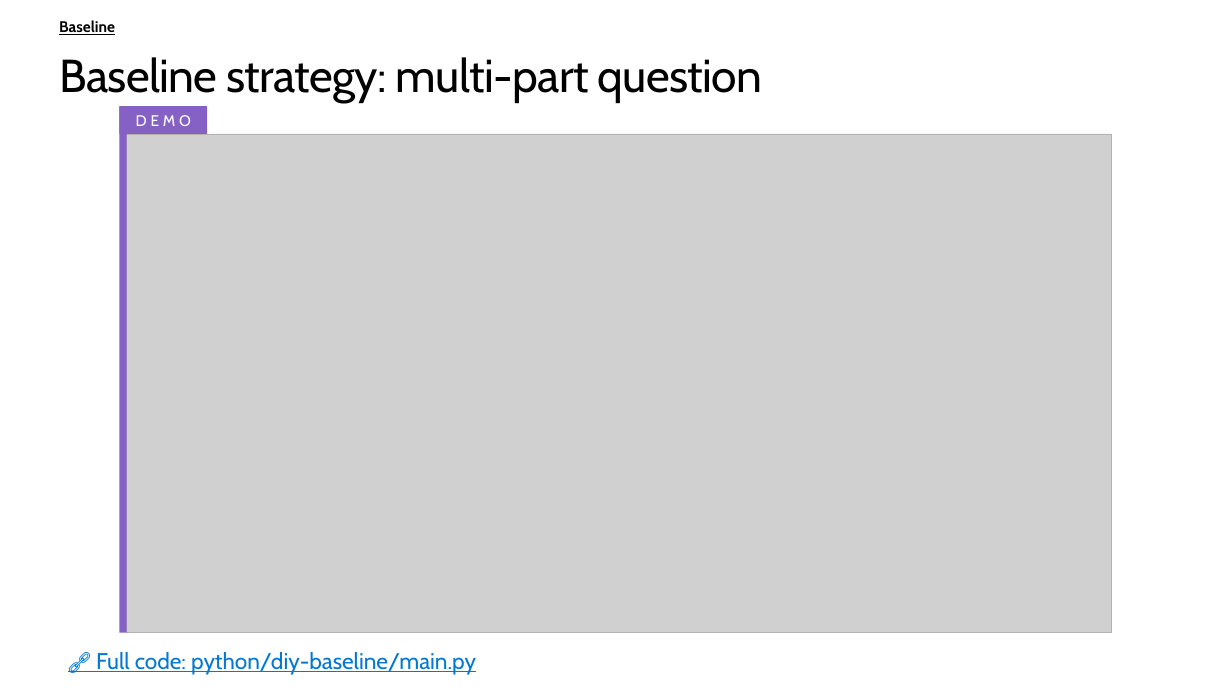
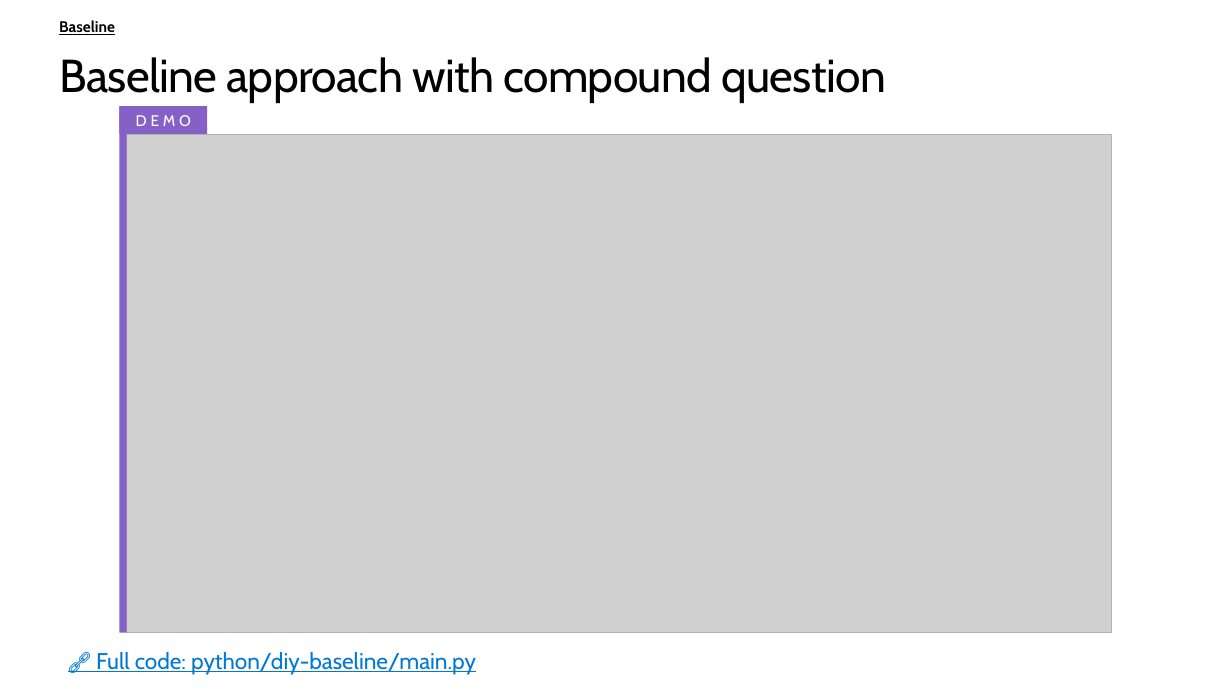
Before and after one commit to microsoft/ignite26-BRK300-building-agentic-retrieval-from-diy-to-foundry-iq, a slide deck: slide 12 of IgniteBRK300-WorkingDeck.pptx. Drawn at 1232x693 pixels with LibreOffice and Linux fonts; fonts in the diff are those of the drawing; grey boxes stand for pictures; background and template pictures are left out. Boxes give left, top, right and bottom in pixels: in the first picture for what was removed or moved away, otherwise in the second. Text is boxed around its words. In the diff, an @@ line names an element or a change of style, - is before the commit and + after.

```diff
--- a/IgniteBRK300-WorkingDeck.pptx
+++ b/IgniteBRK300-WorkingDeck.pptx
@@ title at (59, 57, 886, 103): text changed @@
-Baseline strategy: multi-part question
+Baseline approach with compound question
```
Also in this commit, not shown: 16 other slides changed, 1 slide removed, 7 other files.
